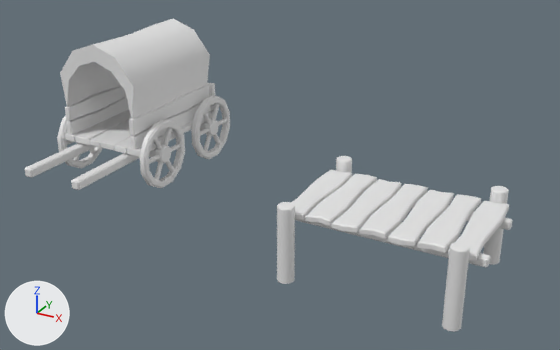
A saved change to the FBX model Assets/_Developers/Sabrinne/Assets/carroca-e-ponte.fbx.
One viewpoint serves both versions: a 50 mm lens placed at (14.98, -18.55, 10.18), pointed at (4.8, -0.04, 0.93). Every picture has the same lights, and +X, +Y and +Z are marked at lower left. Where no turn or scale is listed for an object, it has been applied to the vertices.
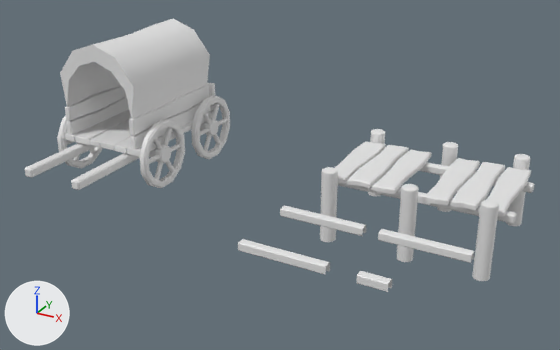
Location of each change, [x1, y1, x2, y2] in pixels of the pictures (560 x 350 px; the box of a moved part takes in the faces that stretch with it):
'Cube.004', reshaped, moved (52% narrower, 13% shorter): before [388, 186, 513, 332]; after [472, 154, 531, 281]
'Cylinder.001', reshaped, moved (29% narrower, 12% shorter): before [277, 156, 402, 284]; after [320, 129, 409, 242]
'Cube.001', reshaped, moved, rescaled (245% wider, 44% taller): before [360, 184, 428, 244]; after [238, 205, 475, 292]
'Cube.002', added: after [423, 158, 505, 211]
'Cylinder.003', added: after [397, 142, 458, 262]
'Cylinder.002', added: after [371, 149, 432, 194]
'Cube.003', added: after [338, 162, 535, 223]
part 1 of me_cylinder_002, moved or reshaped: before [277, 202, 295, 284]; after [320, 167, 338, 242]
part 2 of me_cylinder_002, moved or reshaped: before [336, 156, 352, 173]; after [368, 129, 385, 196]
part 3 of me_cylinder_002, moved or reshaped: before [291, 169, 352, 220]; after [335, 141, 386, 184]
part 4 of me_cylinder_002, moved or reshaped: before [306, 174, 377, 226]; after [347, 145, 409, 188]
part 5 of me_cylinder_002, deleted: before [332, 179, 402, 233]
part 6 of me_cylinder_002, deleted: before [295, 217, 362, 237]
part 7 of me_cube, moved or reshaped: before [362, 235, 392, 244]; after [356, 271, 392, 292]
part 8 of me_cube, added: after [238, 239, 330, 275]
part 9 of me_cube, added: after [280, 205, 366, 236]
part 10 of me_cube, added: after [378, 229, 475, 263]
part 11 of me_cube, deleted: before [360, 184, 428, 239]
part 12 of me_cube_004, moved or reshaped: before [448, 200, 509, 261]; after [478, 167, 531, 217]
part 13 of me_cube_004, moved or reshaped: before [442, 242, 470, 332]; after [472, 200, 499, 281]
part 14 of me_cube_004, moved or reshaped: before [483, 186, 509, 265]; after [506, 154, 530, 226]
part 15 of me_cube_004, deleted: before [388, 189, 454, 247]
part 16 of me_cube_004, deleted: before [417, 194, 481, 253]
part 17 of me_cube_004, deleted: before [392, 239, 491, 267]
part 18 of me_cube_004, deleted: before [447, 206, 513, 230]

Edits to the bpy script that builds the scene:
```text
Change me_cube_004:
    where me_cube_004.from_pydata(...)  # 290 vertices, 276 faces; spans x -1.19..1.38, y -2.21..2.08, z -1.98..0.32
    me_cube_004 part 12: the loose piece of 48 vertices spanning x 0.4..1.2, y -1.7..1.69, z -0.2..0.0 is moved by (-0.8, 0.07, 0.3)
    me_cube_004 part 13: the loose piece of 37 vertices spanning x 0.56..1.05, y -2.21..-1.71, z -1.98..0.32 is moved by (-0.8, 0.07, 0.3)
    me_cube_004 part 14: the loose piece of 37 vertices spanning x 0.56..1.05, y 1.59..2.08, z -1.98..0.32 is moved by (-0.8, 0.07, 0.3)
    me_cube_004 part 15: the loose piece of 48 vertices spanning x -1.19..-0.38, y -1.73..1.66, z -0.2..0.0 is deleted
    me_cube_004 part 16: the loose piece of 48 vertices spanning x -0.4..0.4, y -1.67..1.72, z -0.2..0.0 is deleted
    me_cube_004 part 17: the loose piece of 36 vertices spanning x -1.16..1.38, y -1.34..-1.08, z -0.46..-0.2 is deleted
    me_cube_004 part 18: the loose piece of 36 vertices spanning x -1.16..1.38, y 0.94..1.2, z -0.46..-0.2 is deleted
Change me_cube:
    used by ob_cube_001; location = (8.43, 0.01, 0.72); rotation_euler = (1.571, 0.0, -3.142), in degrees (90, 0, -180); scale = (0.0104, 0.0108, 0.0108)
    remove me_cube.from_pydata(...)  # 80 vertices, 62 faces; spans x -41.0..40.0, y -42.0..0.0, z -154.0..159.0
    add me_cube.from_pydata(...)  # 120 vertices, 88 faces; spans x -254.0..297.0, y -13.0..13.0, z -127.0..127.0
    me_cube part 7: the loose piece of 16 vertices spanning x -41.0..40.0, y -42.0..-18.0, z -122.0..-98.0 is scaled about its middle by (0.993, 1.08, 1.08), then moved by (-80.0, 30.0, -4.0)
    me_cube part 8: a new loose piece of 36 vertices spanning x 42.0..297.0, y -13.0..13.0, z -127.0..-101.0, in mat_escudos_tabuas (white #e7e7e7)
    me_cube part 9: a new loose piece of 36 vertices spanning x 42.0..297.0, y -13.0..13.0, z 101.0..127.0, in mat_escudos_tabuas (white #e7e7e7)
    me_cube part 10: a new loose piece of 32 vertices spanning x -254.0..-3.0, y -13.0..13.0, z 101.0..127.0, in mat_escudos_tabuas (white #e7e7e7)
    me_cube part 11: 48 vertices removed from x -39.0..39.0, y -18.0..0.0, z -154.0..159.0
Change me_cylinder_002:
    where me_cylinder_002.from_pydata(...)  # 290 vertices, 276 faces; spans x -1.38..1.2, y -2.21..2.06, z -1.98..0.32
    me_cylinder_002 part 1: the loose piece of 37 vertices spanning x -1.04..-0.55, y -2.21..-1.71, z -1.98..0.32 is moved by (0.57, 0.04, 0.24)
    me_cylinder_002 part 2: the loose piece of 37 vertices spanning x -1.04..-0.55, y 1.57..2.06, z -1.98..0.32 is moved by (0.57, 0.04, 0.24)
    me_cylinder_002 part 3: the loose piece of 48 vertices spanning x -1.19..-0.38, y -1.74..1.65, z -0.2..0.0 is moved by (0.57, 0.04, 0.24)
    me_cylinder_002 part 4: the loose piece of 48 vertices spanning x -0.4..0.4, y -1.67..1.72, z -0.2..0.0 is moved by (0.57, 0.04, 0.24)
    me_cylinder_002 part 5: the loose piece of 48 vertices spanning x 0.4..1.2, y -1.71..1.68, z -0.2..0.0 is deleted
    me_cylinder_002 part 6: the loose piece of 36 vertices spanning x -1.38..1.16, y -1.3..-1.04, z -0.46..-0.2 is deleted
Change ob_cube_004:
    ob_cube_004.location: (10.02, 0.03, 0.72) -> (10.82, 2.7, 0.42)
Change ob_cube_001:
    ob_cube_001.location: (8.43, 0.01, 0.72) -> (8.43, -2.29, 0.39)
    ob_cube_001.scale: (0.0104, 0.0108, 0.0108) -> (0.01, 0.01, 0.01)
Change ob_cylinder_001:
    ob_cylinder_001.location: (6.85, -0.01, 0.72) -> (6.28, 2.69, 0.48)
Add ob_cube_002:
    ob_cube_002 = bpy.data.objects.new('Cube.002', me_cube_003)  # 96 vertices, 96 faces; spans x -0.8..0.8, y -1.72..1.72, z -0.12..0.08; in mat_escudos_tabuas (white #e7e7e7)
    ob_cube_002.location = (9.62, 2.76, 0.63)
Add ob_cylinder_002:
    ob_cylinder_002 = bpy.data.objects.new('Cylinder.002', me_cylinder_003)  # 48 vertices, 48 faces; spans x -0.4..0.41, y -1.63..1.76, z -0.12..0.08; in mat_escudos_tabuas (white #e7e7e7)
    ob_cylinder_002.location = (7.64, 2.64, 0.63)
Add ob_cube_003:
    ob_cube_003 = bpy.data.objects.new('Cube.003', me_cube_002)  # 176 vertices, 134 faces; spans x -2.97..2.97, y -1.27..1.27, z -0.13..0.13; in mat_escudos_tabuas (white #e7e7e7)
    ob_cube_003.location = (8.43, 2.7, 0.39)
Add ob_cylinder_003:
    ob_cylinder_003 = bpy.data.objects.new('Cylinder.003', me_cylinder_004)  # 74 vertices, 72 faces; spans x -0.25..0.25, y -2.13..2.13, z -1.55..0.76; in mat_escudos_tabuas (white #e7e7e7)
    ob_cylinder_003.location = (8.56, 2.65, 0.28)
```
